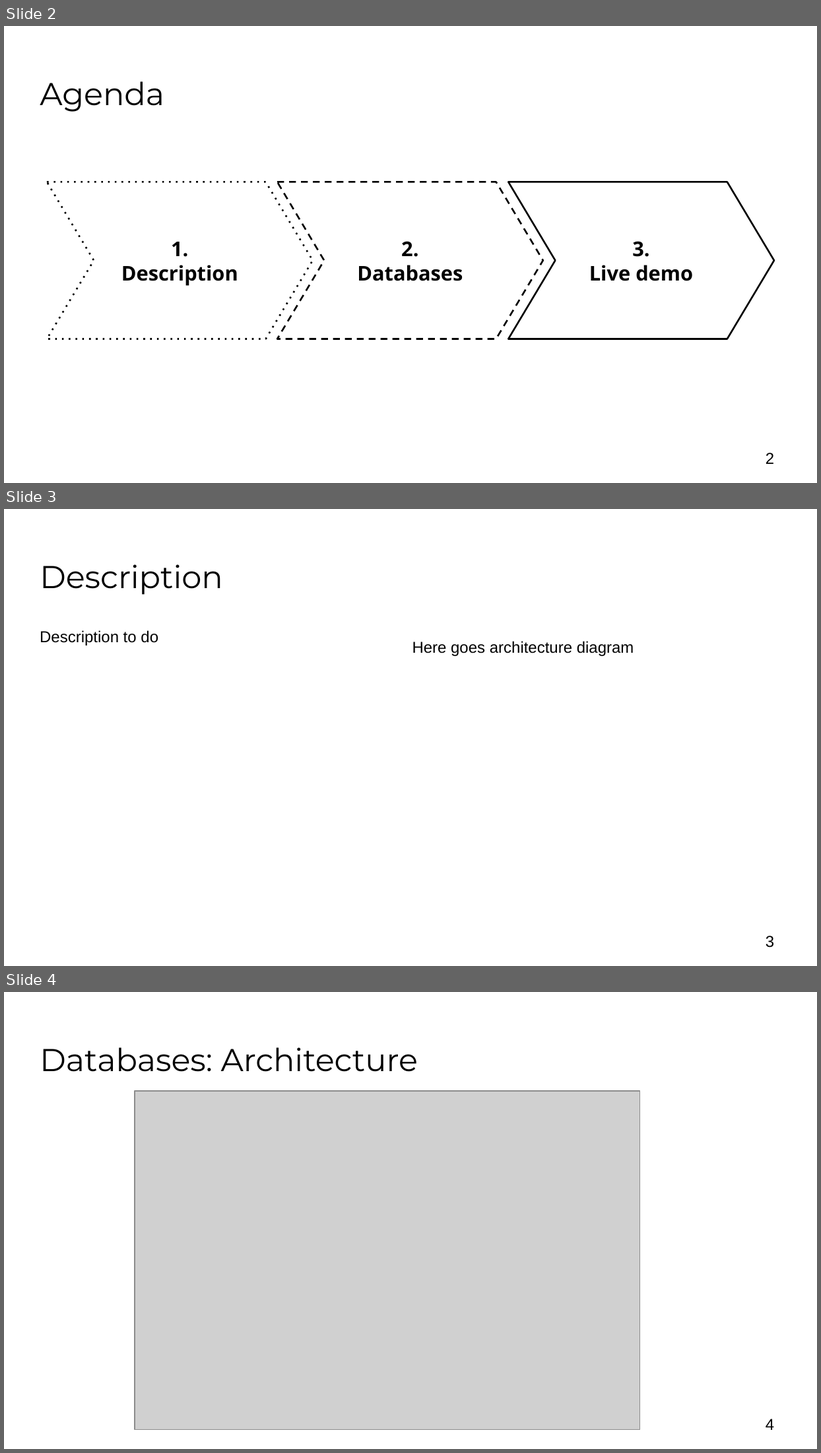
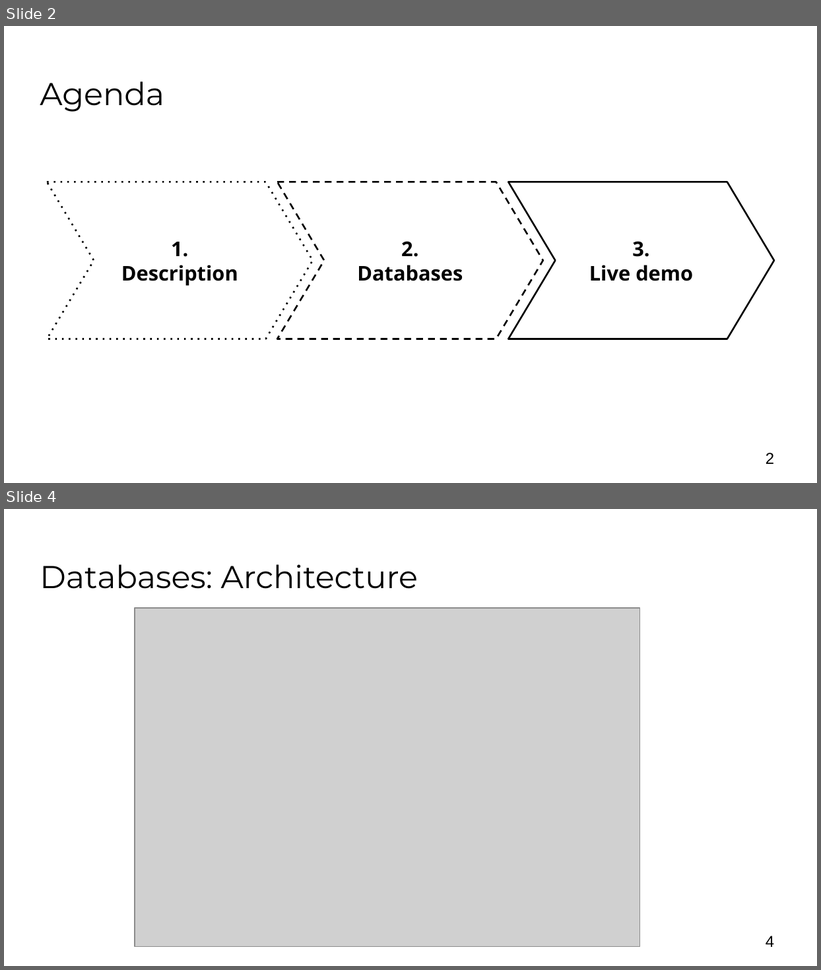
Before and after one commit to akarsh/TUPJNOSQL17, a slide deck: presentation/Presentation 2.pptx. Shown one above the other, each under a label of ours: slides 2, 3 and 4 before the commit, slides 2 and 4 after it; the slides between them are not shown. The pictures are 821x1453 and 821x970 pixels, drawn with LibreOffice and Linux fonts; fonts in the diff are those of the drawing; grey boxes stand for pictures; background and template pictures are left out. Boxes give left, top, right and bottom in pixels: in the first picture for what was removed or moved away, otherwise in the second. Text is boxed around its words. In the diff, an @@ line names an element or a change of style, - is before the commit and + after.

```diff
--- a/presentation/Presentation 2.pptx
+++ b/presentation/Presentation 2.pptx
@@ slide 3 removed at bbox=[4, 509, 817, 966], background #FFFFFF @@
@@ title removed at bbox=[40, 564, 223, 595] @@
-Description
@@ text removed at bbox=[40, 630, 158, 646] @@
-Description to do
@@ text removed at bbox=[413, 641, 634, 656] @@
-Here goes architecture diagram
@@ page number removed at bbox=[766, 936, 774, 948] @@
-3
```
Also in this commit, not shown: 1 slide changed, 4 slides added, 1 other file.
